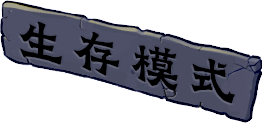
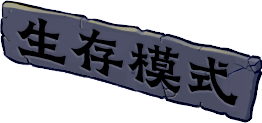
Comparing the layer stacks of the two 262×123 images. Changes:
renamed "GraveBustedStoneLishuSc.ttf｜默认" to "项目字体｜生存模式", painted on it over left=17, top=18, right=238, bottom=106
